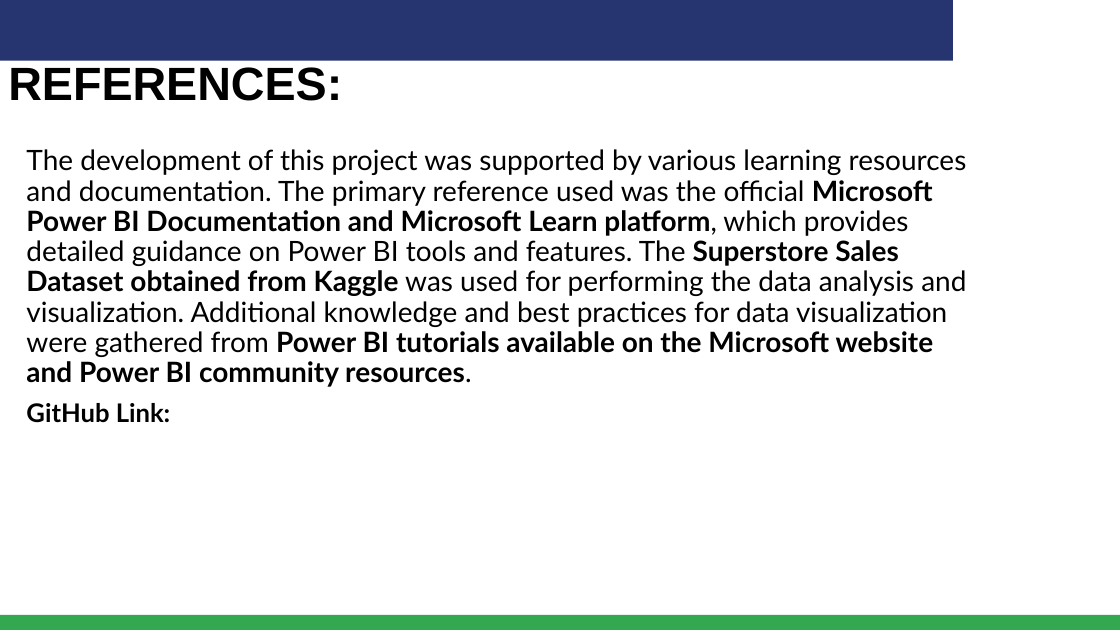
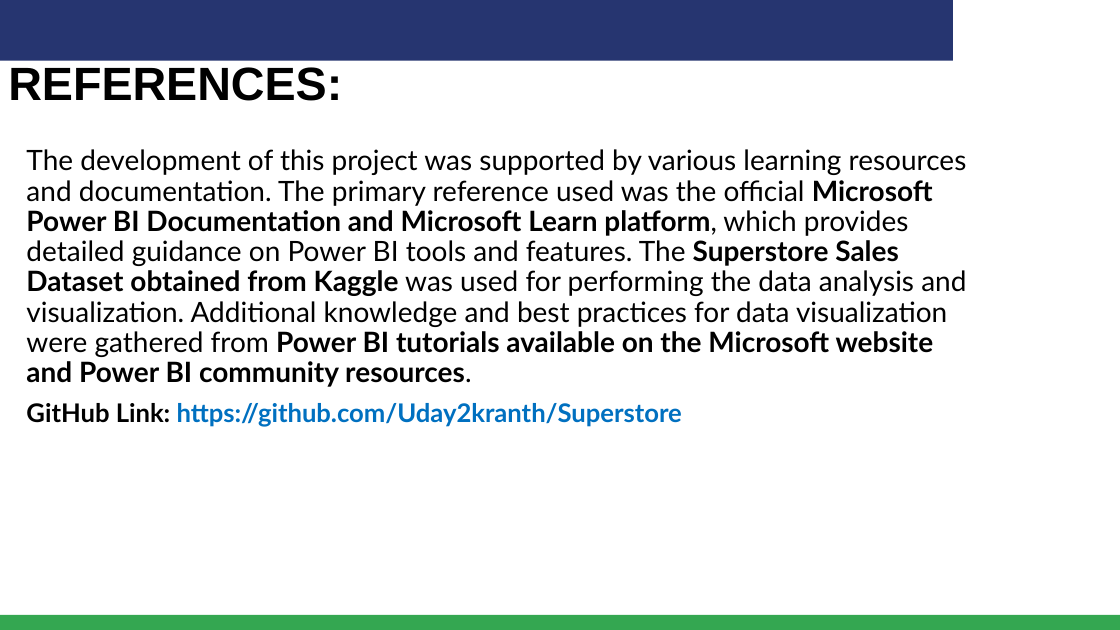
Before and after one commit to Uday2kranth/Superstore, a slide deck: slide 10 of sales dash board.pptx. Drawn at 1120x630 pixels with LibreOffice and Linux fonts; fonts in the diff are those of the drawing; background and template pictures are left out. Boxes give left, top, right and bottom in pixels: in the first picture for what was removed or moved away, otherwise in the second. Text is boxed around its words. In the diff, an @@ line names an element or a change of style, - is before the commit and + after.

Commit message:
update ppt with right repo link

```diff
--- a/sales dash board.pptx
+++ b/sales dash board.pptx
@@ text at <box>26,403,682,427</box>: text changed; text colour #000000 to #0070C0 @@
-GitHub Link:
+GitHub Link: https://github.com/Uday2kranth/Superstore
```
Also in this commit, not shown: 1 other file.
